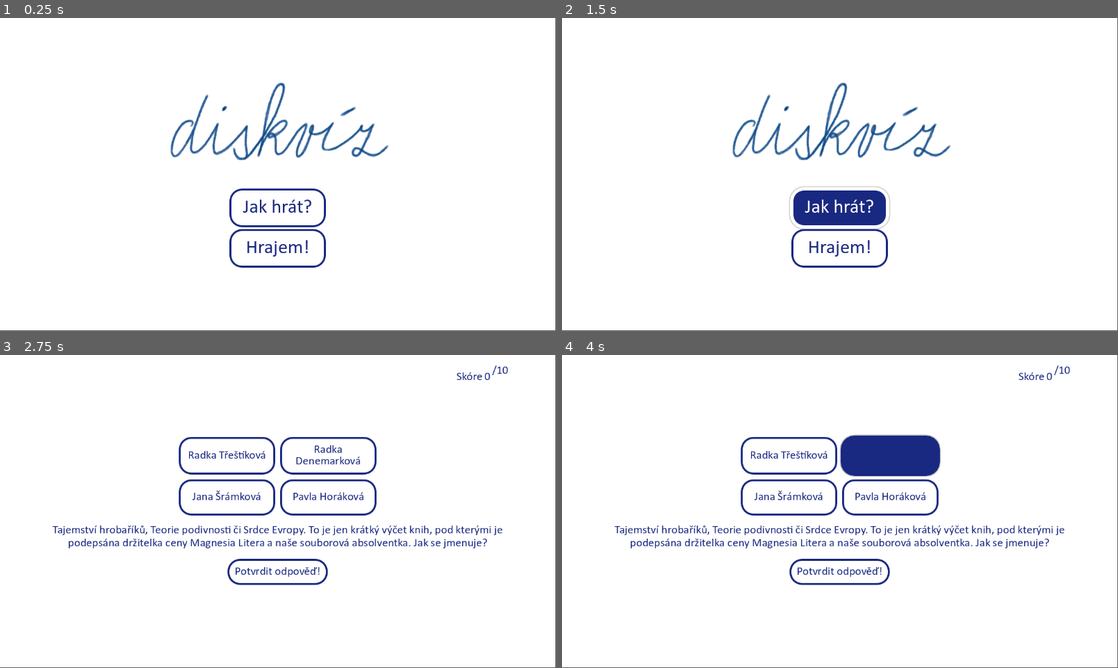
Above: before the commit, frames 1-4 (two rows, left to right).
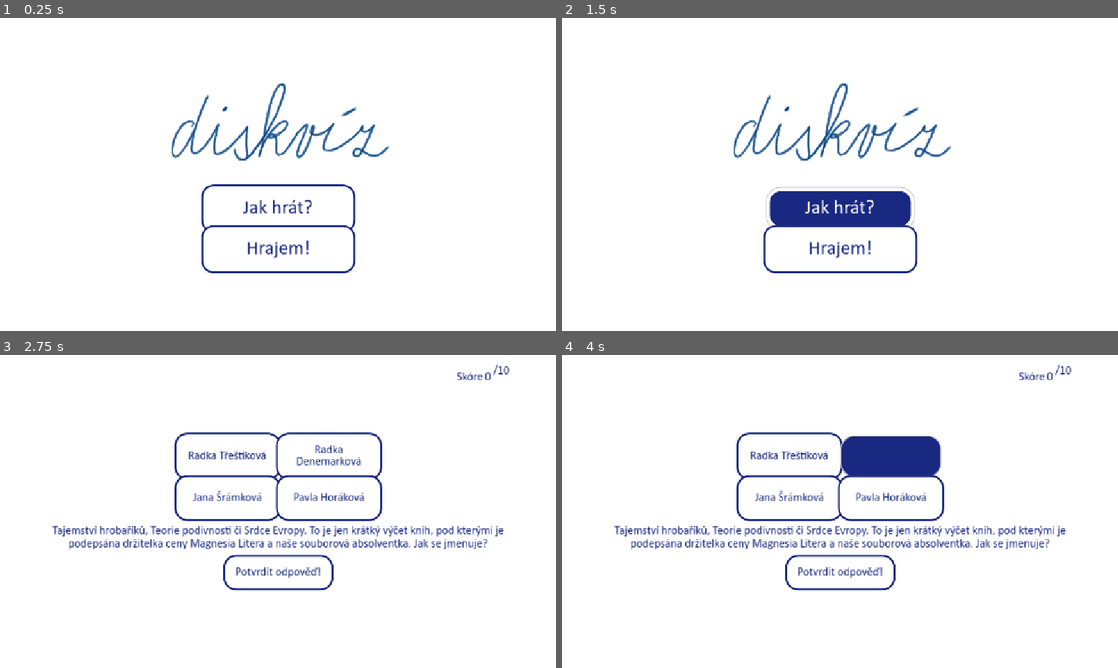
Above: after the commit, the same moments.

Repository: Lavialee/DRDSkviz
Game: Godot game, scene res://scenes/MainMenu.tscn
Same seed, same stepped clock (60 frames per second), same inputs: the game is played once before the commit and once after it.
Inputs:
- Up to frame 1 (0.25 s): no input
- Up to frame 2 (1.5 s): click "Jak hrát?" at 0.5 s; click "Jak hrát?" at 1.25 s
- Up to frame 3 (2.75 s): click "Hrajem!" at 2 s
- Up to frame 4 (4 s): click "Radka Třeštíková" at 2.75 s; click "Radka Denemarková" at 3.5 s
The window is 799x449 before the commit and 800x450 after it. Grey fills any space a smaller window leaves; there, only what the larger window draws over its background counts as a difference.

The runs differ from the first frame. In frame 1, 3.1% of the frame differs, in the area x 30-70%, y 20-82%; in frame 2, 3.8%; in frame 3, 6.7%, in the area x 9-92%, y 2-76%; in frame 4, 6.0%.

Commit message:
scaling omg im stupiid

Diff:
--- a/drds_theme.tres
+++ b/drds_theme.tres
@@ -67,6 +67,10 @@
 corner_radius_top_right = 25
 corner_radius_bottom_right = 25
 corner_radius_bottom_left = 25
+expand_margin_left = 10.0
+expand_margin_top = 10.0
+expand_margin_right = 10.0
+expand_margin_bottom = 10.0
 
 [sub_resource type="StyleBoxFlat" id="StyleBoxFlat_gcalu"]
 content_margin_left = 15.0
@@ -98,7 +102,6 @@
 Button/colors/icon_normal_color = Color(1, 1, 1, 1)
 Button/colors/icon_pressed_color = Color(1, 1, 1, 1)
 Button/constants/align_to_largest_stylebox = 0
-Button/constants/h_separation = 4
 Button/constants/icon_max_width = 0
 Button/constants/outline_size = 0
 Button/font_sizes/font_size = 24
@@ -118,3 +121,4 @@
 Label/constants/shadow_outline_size = 1
 Label/font_sizes/font_size = 24
 Label/fonts/font = ExtResource("1_d3djj")
+VBoxContainer/constants/separation = 35
--- a/project.godot
+++ b/project.godot
@@ -15,6 +15,11 @@
 config/features=PackedStringArray("4.4", "GL Compatibility")
 config/icon="res://icon.svg"
 
+[display]
+
+window/stretch/mode="canvas_items"
+window/stretch/aspect="expand"
+
 [gui]
 
 theme/default_font_multichannel_signed_distance_field=true
--- a/scenes/MainMenu.tscn
+++ b/scenes/MainMenu.tscn
@@ -17,12 +17,13 @@
 layout_mode = 1
 anchors_preset = -1
 anchor_left = 0.196
+anchor_top = 0.176
 anchor_right = 0.804
-anchor_bottom = 1.0
-offset_left = 0.207993
-offset_top = 114.0
+anchor_bottom = 0.894
+offset_left = 0.207977
+offset_top = -0.0480118
 offset_right = -0.208008
-offset_bottom = -69.0
+offset_bottom = -0.312012
 grow_horizontal = 2
 grow_vertical = 2
 theme_override_constants/margin_left = 100
@@ -55,8 +56,7 @@
 [node name="JakHrat" type="Button" parent="MarginContainer/AspectRatioContainer/VBoxContainer/MarginContainer/VBoxContainer"]
 custom_minimum_size = Vector2(200, 80)
 layout_mode = 2
-size_flags_horizontal = 4
-size_flags_vertical = 4
+size_flags_vertical = 3
 theme = ExtResource("1_cax7d")
 theme_override_font_sizes/font_size = 40
 text = "Jak hrát?"
@@ -64,8 +64,7 @@
 [node name="Hrajem" type="Button" parent="MarginContainer/AspectRatioContainer/VBoxContainer/MarginContainer/VBoxContainer"]
 custom_minimum_size = Vector2(200, 80)
 layout_mode = 2
-size_flags_horizontal = 4
-size_flags_vertical = 4
+size_flags_vertical = 3
 theme = ExtResource("1_cax7d")
 theme_override_font_sizes/font_size = 40
 text = "Hrajem!"
--- a/scenes/test.tscn
+++ b/scenes/test.tscn
@@ -1,6 +1,8 @@
-[gd_scene load_steps=8 format=3 uid="uid://ojx0ytcwrvsx"]
+[gd_scene load_steps=10 format=3 uid="uid://ojx0ytcwrvsx"]
 
 [ext_resource type="Script" uid="uid://cj0220tjsi3ab" path="res://scenes/test.gd" id="1_g074l"]
+[ext_resource type="Texture2D" uid="uid://ofdwr1yrsia1" path="res://media/diskviz.png" id="2_bl13t"]
+[ext_resource type="Theme" uid="uid://drr3y75g2e42m" path="res://drds_theme.tres" id="3_iyx0m"]
 
 [sub_resource type="StyleBoxFlat" id="StyleBoxFlat_auw7j"]
 bg_color = Color(1, 1, 1, 1)
@@ -51,7 +53,65 @@
 grow_vertical = 2
 script = ExtResource("1_g074l")
 
+[node name="VBoxContainer" type="VBoxContainer" parent="."]
+layout_mode = 1
+anchors_preset = -1
+anchor_left = 0.276
+anchor_top = 0.278
+anchor_right = 0.71
+anchor_bottom = 0.719
+offset_left = -0.0160217
+offset_top = -0.144012
+offset_right = 0.0159912
+offset_bottom = 0.0879822
+grow_horizontal = 2
+grow_vertical = 2
+theme_override_constants/separation = 20
+
+[node name="TextureRect" type="TextureRect" parent="VBoxContainer"]
+custom_minimum_size = Vector2(500, 0)
+layout_mode = 2
+texture = ExtResource("2_bl13t")
+expand_mode = 5
+stretch_mode = 4
+
+[node name="VBoxContainer2" type="VBoxContainer" parent="VBoxContainer"]
+layout_mode = 2
+size_flags_vertical = 3
+theme = ExtResource("3_iyx0m")
+
+[node name="Button2" type="Button" parent="VBoxContainer/VBoxContainer2"]
+layout_mode = 2
+size_flags_horizontal = 4
+size_flags_vertical = 6
+size_flags_stretch_ratio = 3.9
+theme = ExtResource("3_iyx0m")
+text = "BUTTON 2"
+
+[node name="Button" type="Button" parent="VBoxContainer/VBoxContainer2"]
+layout_mode = 2
+size_flags_vertical = 3
+theme = ExtResource("3_iyx0m")
+text = "BUTTON 1"
+
+[node name="MarginContainer" type="MarginContainer" parent="VBoxContainer"]
+layout_mode = 2
+theme_override_constants/margin_left = 100
+theme_override_constants/margin_right = 100
+
+[node name="VBoxContainer3" type="VBoxContainer" parent="."]
+layout_mode = 1
+anchors_preset = -1
+anchor_left = 0.417
+anchor_top = 0.5
+anchor_right = 0.569
+anchor_bottom = 0.687
+grow_horizontal = 2
+grow_vertical = 2
+theme_override_constants/separation = 20
+
 [node name="ColorRect" type="ColorRect" parent="."]
+visible = false
 layout_mode = 1
 anchors_preset = 15
 anchor_right = 1.0
@@ -61,6 +121,7 @@
 color = Color(0.113725, 0.141176, 0.356863, 1)
 
 [node name="PanelContainer" type="PanelContainer" parent="."]
+visible = false
 layout_mode = 1
 anchors_preset = 8
 anchor_left = 0.5
Not shown, changed: docs/index.html
Not shown, changed: docs/index.pck
